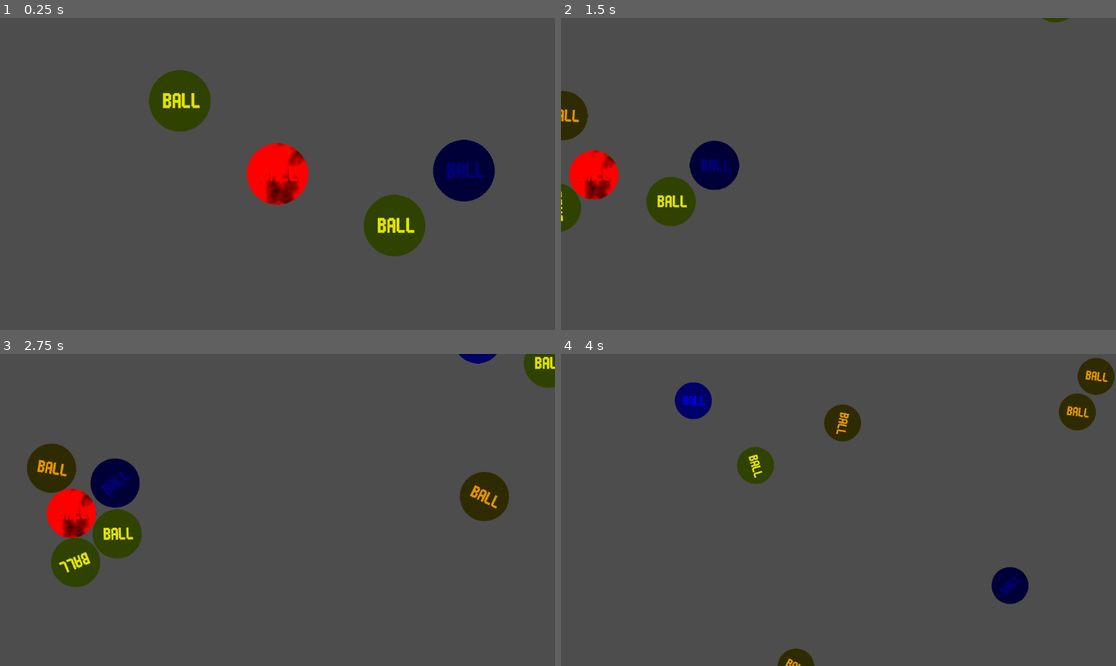
Above: before the commit, frames 1-4 (two rows, left to right).
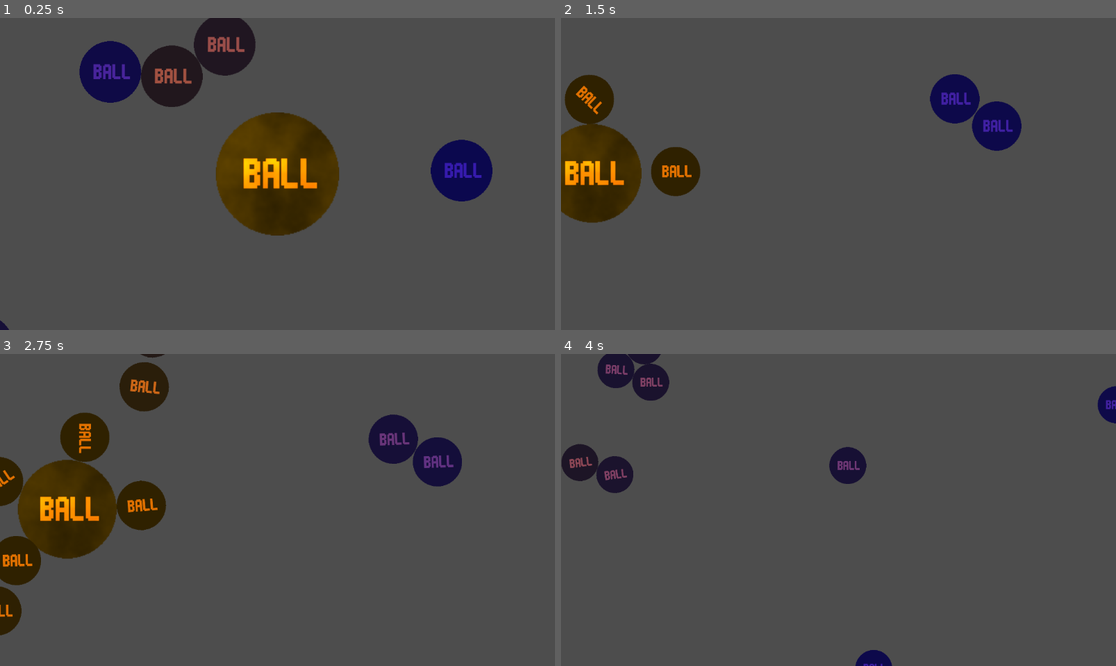
Above: after the commit, the same moments.

Repository: Serebr1k-code/cosmic-bodies-2d-simulator
Game: Godot game, scene res://main/main.tscn
The game is run twice, just before and just after one commit, with the same random seed, the same clock (stepped at 60 frames per second) and the same inputs.
Inputs (mouse positions are in pixels of both pictures, inside the frame that each line leads up to):
- Up to frame 1 (0.25 s): no input
- Up to frame 2 (1.5 s): tap Enter (ui_accept) at 0.5, 0.77 s; move the mouse to (960, 158) at 0.52 s; hold Right (right) from 0.53 s (still down); tap Mouse wheel down (scroll_down) at 0.6, 1.35 s; move the mouse to (727, 189) at 1.27 s
- Up to frame 3 (2.75 s): tap Enter (ui_accept) at 1.52 s; move the mouse to (333, 441) at 2.02 s; release Right (right) at 2.03 s; hold A (left) from 2.03 s (still down); tap Mouse wheel up (scroll_up) at 2.1 s; tap Mouse wheel down (scroll_down) at 2.3 s
- Up to frame 4 (4 s): move the mouse to (810, 572) at 2.77 s; release A (left) at 2.78 s; hold Right (right) from 2.78 s (still down); tap Mouse wheel down (scroll_down) at 2.85, 3.6 s; tap Enter (ui_accept) at 3.02, 3.77 s; move the mouse to (1005, 556) at 3.52 s

The runs differ from the first frame. In frame 1, 15% of the frame differs, in the area x 0-90%, y 0-100%; in frame 2, 9.9%; in frame 3, 16%, in the area x 0-100%, y 0-91%; in frame 4, 7.8%.

Commit message:
Working temperature system

Diff:
--- a/cosmic_body/cosmic body.tscn
+++ b/cosmic_body/cosmic body.tscn
@@ -10,7 +10,7 @@
 radius = 64.0
 
 [node name="CosmicBody" type="RigidBody2D" groups=["physics"]]
-mass = 2000.0
+mass = 600.0
 physics_material_override = SubResource("PhysicsMaterial_hr0ax")
 gravity_scale = 0.0
 script = ExtResource("1_hr0ax")
--- a/cosmic_body/cosmic_body.gd
+++ b/cosmic_body/cosmic_body.gd
@@ -29,17 +29,4 @@
 	apply_central_impulse(vec)
 
 func update_visual():
-	if temperature < 100:
-		$Sprite2D.modulate = Color.DARK_BLUE
-	elif temperature < 200:
-		$Sprite2D.modulate = Color.BLUE
-	elif temperature < 273:
-		$Sprite2D.modulate = Color.CYAN
-	elif temperature < 300:
-		$Sprite2D.modulate = Color.GREEN
-	elif temperature < 500:
-		$Sprite2D.modulate = Color.YELLOW
-	elif temperature < 1000:
-		$Sprite2D.modulate = Color.ORANGE
-	else:
-		$Sprite2D.modulate = Color.RED
+	$Sprite2D.modulate = Color(min(temperature/1000, 1.0), min(temperature/2000, 0.5), max(1-temperature/1000, 0.0))
--- a/main/camera.gd
+++ b/main/camera.gd
@@ -15,5 +15,5 @@
 		position.y += directiony * SPEED / zoom.y
 	if Input.is_action_just_pressed("scroll_up"):
 		zoom += Vector2.ONE*ZOOMSPEED
-	if Input.is_action_just_pressed("scroll_down"):
+	if Input.is_action_just_pressed("scroll_down") and zoom > Vector2.ONE*ZOOMSPEED:
 		zoom -= Vector2.ONE*ZOOMSPEED
--- a/main/main.gd
+++ b/main/main.gd
@@ -7,7 +7,7 @@
 
 #const
 const STEFAN_BOLTZMANN: float = 5.67e-8
-const G = 1
+const G = 6.6743
 
 #vars
 var thermal_bodies: Array[Thermal_body] = []
@@ -20,7 +20,7 @@
 		balls[i].position = Vector2(randi_range(-3000, 3000), randi_range(-3000, 3000))
 		balls[i].temperature = randi_range(50, 1050)
 		add_child(balls[i])
-		balls[i].apply_central_impulse(Vector2(randf(), randf())*randf_range(1, 1000))
+		#balls[i].apply_central_impulse(Vector2(randf(), randf())*randf_range(1, 1000))
 
 func _process(delta: float) -> void:
 	handle_gravity(delta)
@@ -41,74 +41,41 @@
 	return distance < radius * 2
 
 func handle_temperature(delta):
-	# First, calculate energy received by each body
-	var energy_received: Dictionary = {}
+	for body in thermal_bodies:
+		var total_energy_received = 0.0
 
-	for body in thermal_bodies:
-		energy_received[body] = 0.0
-
-	# Calculate radiation from stars to all bodies
-	for star in star_bodies:
-		for body in thermal_bodies:
+		# Энергия от звезд
+		for star in star_bodies:
 			if body == star:
 				continue
 
-			var distance = star.global_position.distance_to(body.global_position)
-			if distance < 0.1:  # Avoid division by zero
+			var star_distance = star.global_position.distance_to(body.global_position)
+			if star_distance < 1.0:
 				continue
 
 			# Inverse square law for radiation
-			var radiation_power = star.luminosity
-			var received_power = radiation_power / (4.0 * PI * distance * distance)
+			var received_power = star.luminosity / (PI * star_distance * star_distance)
+			var absorbed_power = received_power * (1.0 - body.albedo) * delta
+			total_energy_received += absorbed_power
 
-			# Account for body's albedo (reflection)
-			var absorbed_power = received_power * (1.0 - body.albedo)
-
-			# Greenhouse effect for planets
-			#if body is Planet:
-				#absorbed_power *= (1.0 + body.atmosphere_thickness * 0.1)
-
-			energy_received[body] += absorbed_power * delta
-
-	# Calculate mutual radiation between close bodies
-	for i in range(thermal_bodies.size()):
-		var body1 = thermal_bodies[i]
-
-		for j in range(i + 1, thermal_bodies.size()):
-			var body2 = thermal_bodies[j]
-
-			var distance = body1.global_position.distance_to(body2.global_position)
-			if distance < 50.0:  # Only consider close bodies
-				# Simple thermal radiation exchange
-				var area1 = PI * body1.CollisionShape.shape.radius **2
-				var area2 = PI * body2.CollisionShape.shape.radius **2
-
-				# Body1 radiates to Body2
-				var power1_to_2 = STEFAN_BOLTZMANN * body1.emissivity * area1 * pow(body1.temperature, 4)
-				energy_received[body2] += power1_to_2 * delta / (distance * distance)
-
-				# Body2 radiates to Body1
-				var power2_to_1 = STEFAN_BOLTZMANN * body2.emissivity * area2 * pow(body2.temperature, 4)
-				energy_received[body1] += power2_to_1 * delta / (distance * distance)
-
-	# Update temperatures
-	for body in thermal_bodies:
-		var area = PI * body.CollisionShape.shape.radius **2
+		var area = PI * body.CollisionShape.shape.radius * body.CollisionShape.shape.radius
 
 		# Energy lost to space
 		var energy_lost = STEFAN_BOLTZMANN * body.emissivity * area * pow(body.temperature, 4) * delta
 
 		# Net energy change
-		var net_energy = energy_received[body] - energy_lost
+		var net_energy = total_energy_received - energy_lost
 
 		# Temperature change: ΔT = Q / (m * c)
 		var delta_temp = net_energy / (body.mass * body.specific_heat)
 
-		# Update temperature with some damping for stability
-		body.temperature += delta_temp * 0.1
+		# Update temperature
+		body.temperature += delta_temp
+		if delta_temp>0: print(delta_temp)
 
-		# Prevent absolute zero
+		# Prevent absolute zero and INF
 		body.temperature = max(2.7, body.temperature)
+		body.temperature = min(body.temperature, 1e60)  # Максимальный предел
 
 		body.update_visual()
 
--- a/star_body/star_body.gd
+++ b/star_body/star_body.gd
@@ -2,13 +2,16 @@
 
 class_name Star_body
 
-var luminosity: float = 1000000.0  # Power output
+var luminosity: float = 3.827*10e13  # Power output
 var core_temperature: float = 5778.0  # Kelvin
 
 func _ready() -> void:
 	temperature = 5778.0  # Солнечная температура
-	mass = 200000       # БОЛЬШАЯ масса
+	mass = 100000       # БОЛЬШАЯ масса
 	specific_heat = 100.0 # НИЗКАЯ теплоемкость (быстро реагируют)
 	emissivity = 1.0
 	albedo = 0.1
 	density = 1/1000*1.4
+
+func _process(delta: float) -> void:
+	$PointLight2D.energy = sqrt(temperature)/50
--- a/star_body/star_body.tscn
+++ b/star_body/star_body.tscn
@@ -30,13 +30,15 @@
 light_mask = 3
 visibility_layer = 3
 material = SubResource("ShaderMaterial_p42br")
+scale = Vector2(2, 2)
 texture = ExtResource("2_8uah3")
 
 [node name="CollisionShape2D" type="CollisionShape2D" parent="."]
+scale = Vector2(2, 2)
 shape = SubResource("CircleShape2D_tnavn")
 
 [node name="PointLight2D" type="PointLight2D" parent="."]
-energy = 10.0
+scale = Vector2(2, 2)
 range_item_cull_mask = 2
 texture = SubResource("NoiseTexture2D_0wtf6")
 
